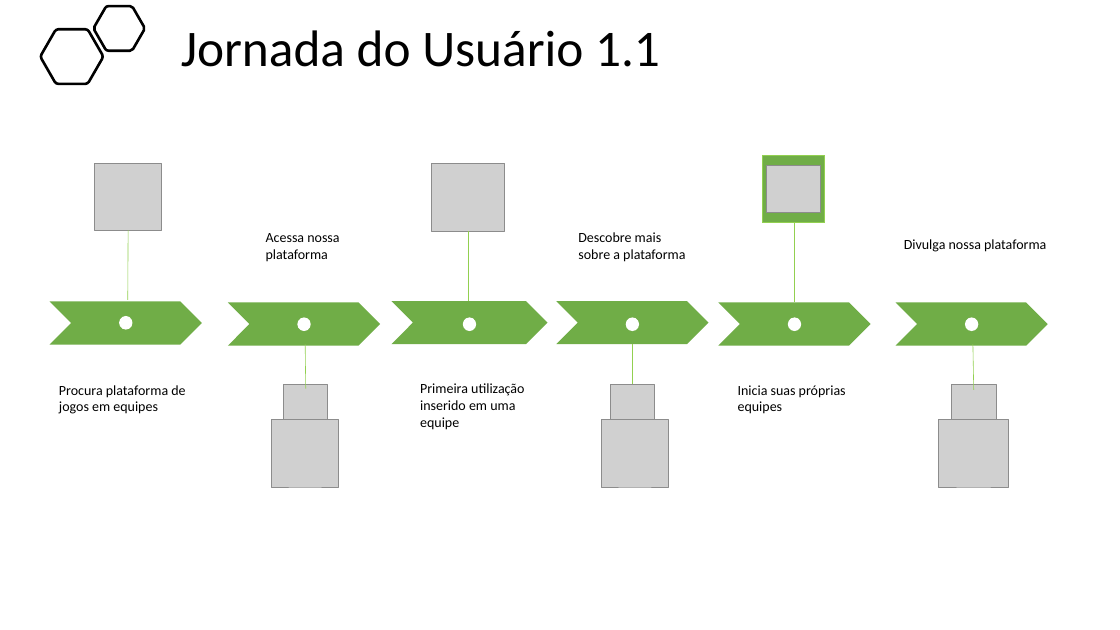
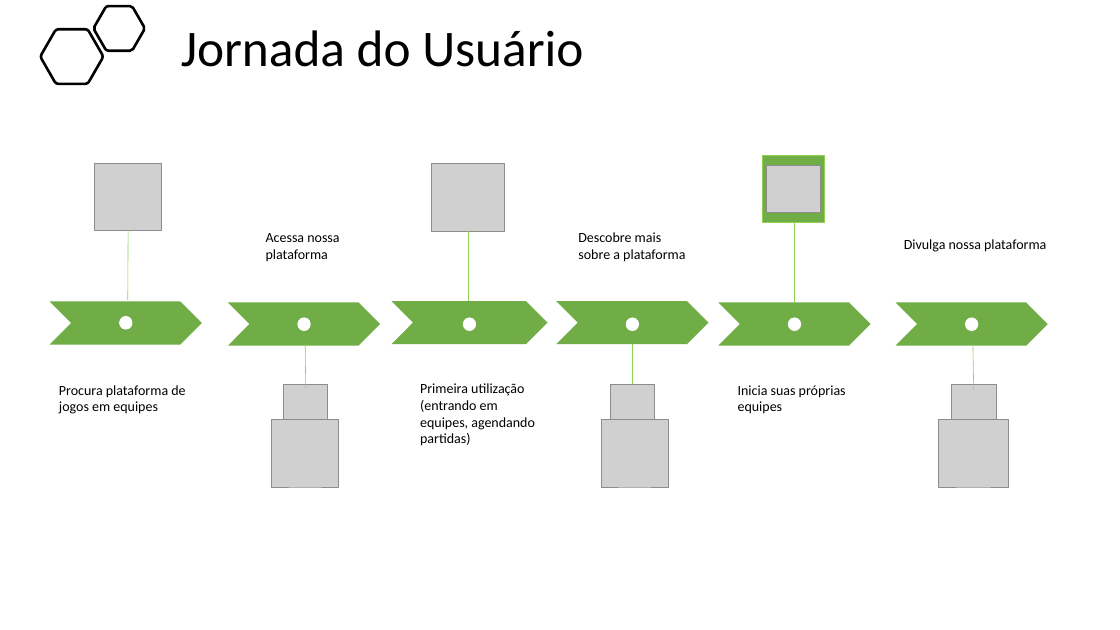
Before and after one commit to BandTec/project-hunter, a slide deck: slide 11 of Documentação/Apresentação - Sprint 1 - 4 sem.pptx (slide 10 before the commit). Drawn at 1120x630 pixels with LibreOffice and Linux fonts; fonts in the diff are those of the drawing; grey boxes stand for pictures. Boxes give left, top, right and bottom in pixels: in the first picture for what was removed or moved away, otherwise in the second. Text is boxed around its words. In the diff, an @@ line names an element or a change of style, - is before the commit and + after.

```diff
--- a/Documentação/Apresentação - Sprint 1 - 4 sem.pptx
+++ b/Documentação/Apresentação - Sprint 1 - 4 sem.pptx
@@ title at box(181, 30, 583, 67): text changed @@
-Jornada do Usuário 1.1
+Jornada do Usuário
@@ text at box(420, 383, 535, 446): text changed @@
-Primeira utilização inserido em uma equipe
+Primeira utilização (entrando em equipes, agendando partidas)
```
Also in this commit, not shown: 2 other slides changed, 1 slide added, 1 slide removed, 2 other files.
